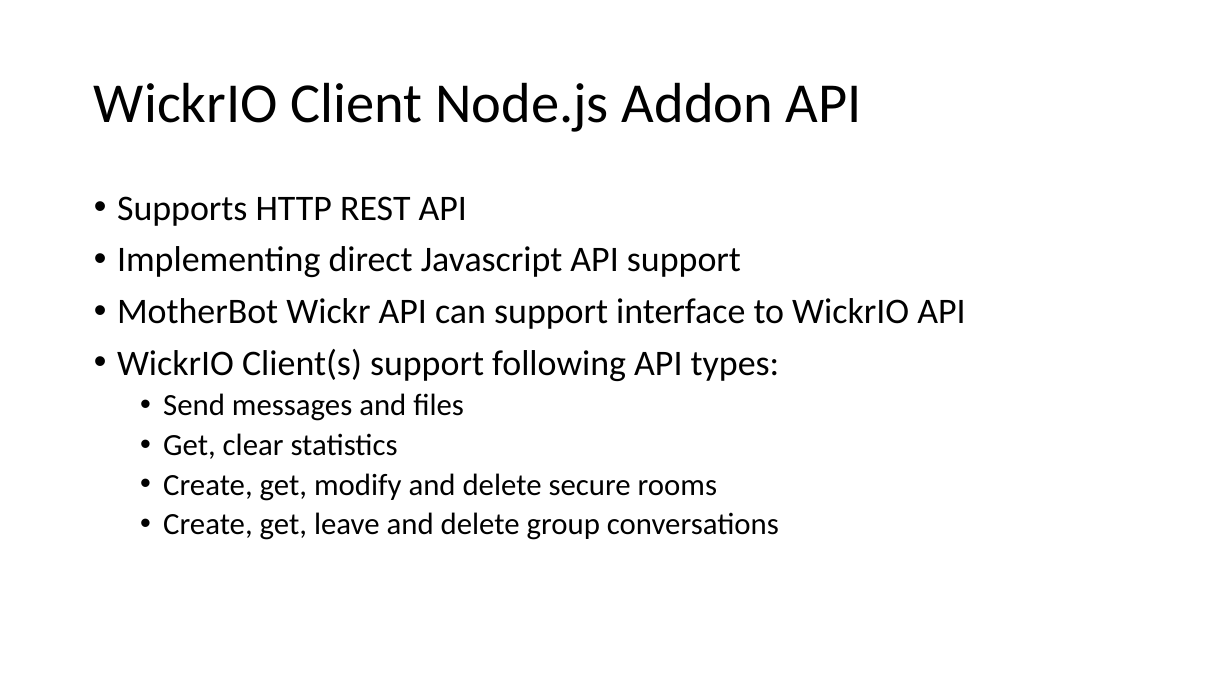
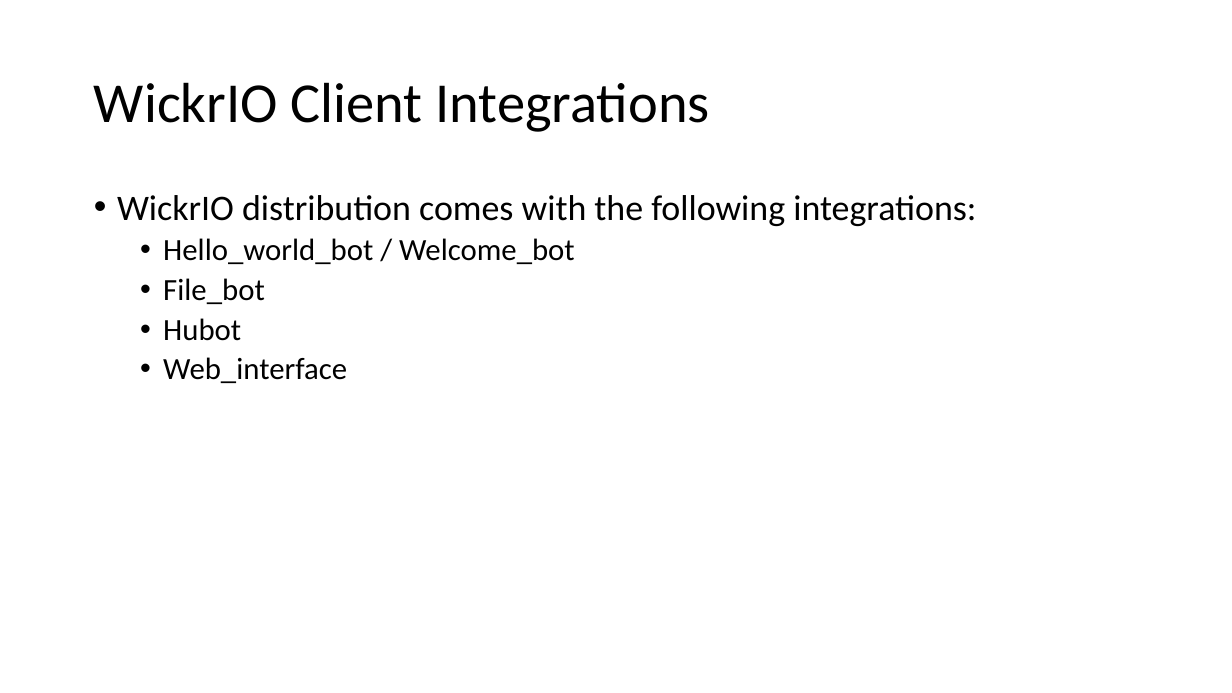
Before and after one commit to WickrInc/wickrio_addon, a slide deck: slide 3 of docs/design/WickrIO_DevelopmentOverview.pptx. Drawn at 1232x693 pixels with LibreOffice and Linux fonts; fonts in the diff are those of the drawing. Boxes give left, top, right and bottom in pixels: in the first picture for what was removed or moved away, otherwise in the second. Text is boxed around its words. In the diff, an @@ line names an element or a change of style, - is before the commit and + after.

```diff
--- a/docs/design/WickrIO_DevelopmentOverview.pptx
+++ b/docs/design/WickrIO_DevelopmentOverview.pptx
@@ title at <box>94,82,709,132</box>: text changed @@
-WickrIO Client Node.js Addon API
+WickrIO Client Integrations
@@ text at <box>117,195,976,383</box>: text changed @@
-• Supports HTTP REST API
-• Implementing direct Javascript API support
-• MotherBot Wickr API can support interface to WickrIO API
-• WickrIO Client(s) support following API types:
-  • Send messages and files
-  • Get, clear statistics
-  • Create, get, modify and delete secure rooms
-  • Create, get, leave and delete group conversations
+• WickrIO distribution comes with the following integrations:
+  • Hello_world_bot / Welcome_bot
+  • File_bot
+  • Hubot
+  • Web_interface
```
Also in this commit, not shown: 2 other slides changed, 1 slide removed, 1 other file.
